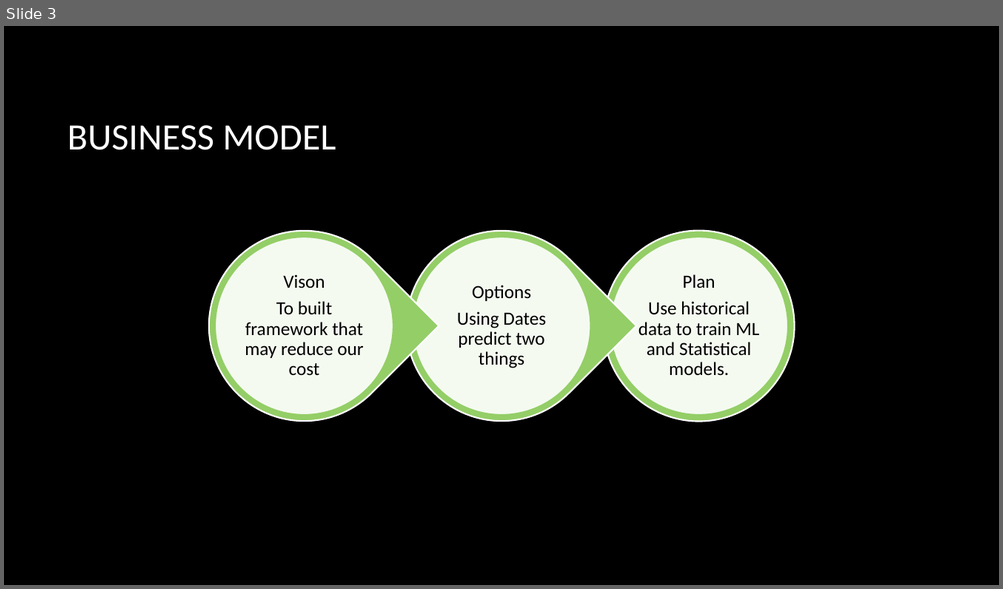
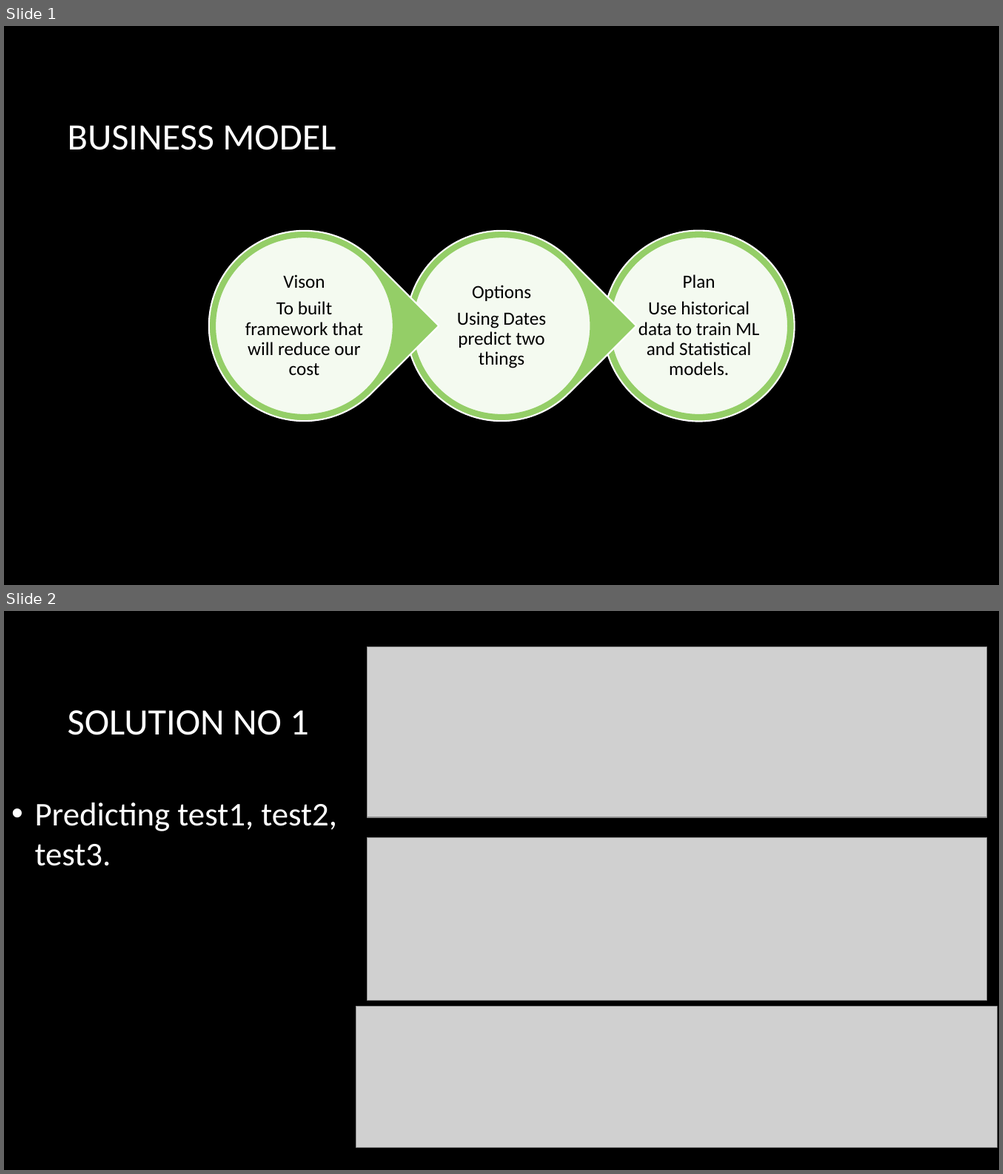
Before and after one commit to Siraj1munir/IBA-Hackathon2019, a slide deck: Hackthon(Presentation_Pitch).pptx. Shown one above the other, each under a label of ours: slide 3 before the commit, slides 1 and 2 after it. The pictures are 1003x589 and 1003x1174 pixels, drawn with LibreOffice and Linux fonts; fonts in the diff are those of the drawing; grey boxes stand for pictures; background and template pictures are left out. Boxes give left, top, right and bottom in pixels: in the first picture for what was removed or moved away, otherwise in the second. Text is boxed around its words. In the diff, an @@ line names an element or a change of style, - is before the commit and + after.

```diff
--- a/Hackthon(Presentation_Pitch).pptx
+++ b/Hackthon(Presentation_Pitch).pptx
@@ slide 2 added at [4,611,999,1170], background picture (left out) @@
@@ picture added at [367,647,986,817] @@
@@ title added at [68,710,309,735], 36 pt, text #FFFFFF @@
+SOLUTION NO 1
@@ text added at [35,803,337,866], 32 pt, text #FFFFFF @@
+• Predicting test1, test2, test3.
@@ picture added at [367,838,986,1000] @@
@@ picture added at [356,1006,997,1147] @@
@@ what was slide 3 is now slide 1 @@
@@ slide 1 changed as well @@
@@ text at [245,301,363,375]: text changed @@
-To built framework that may reduce our cost
+To built framework that will reduce our cost
```
Also in this commit, not shown: 1 other slide added, 2 slides removed.
